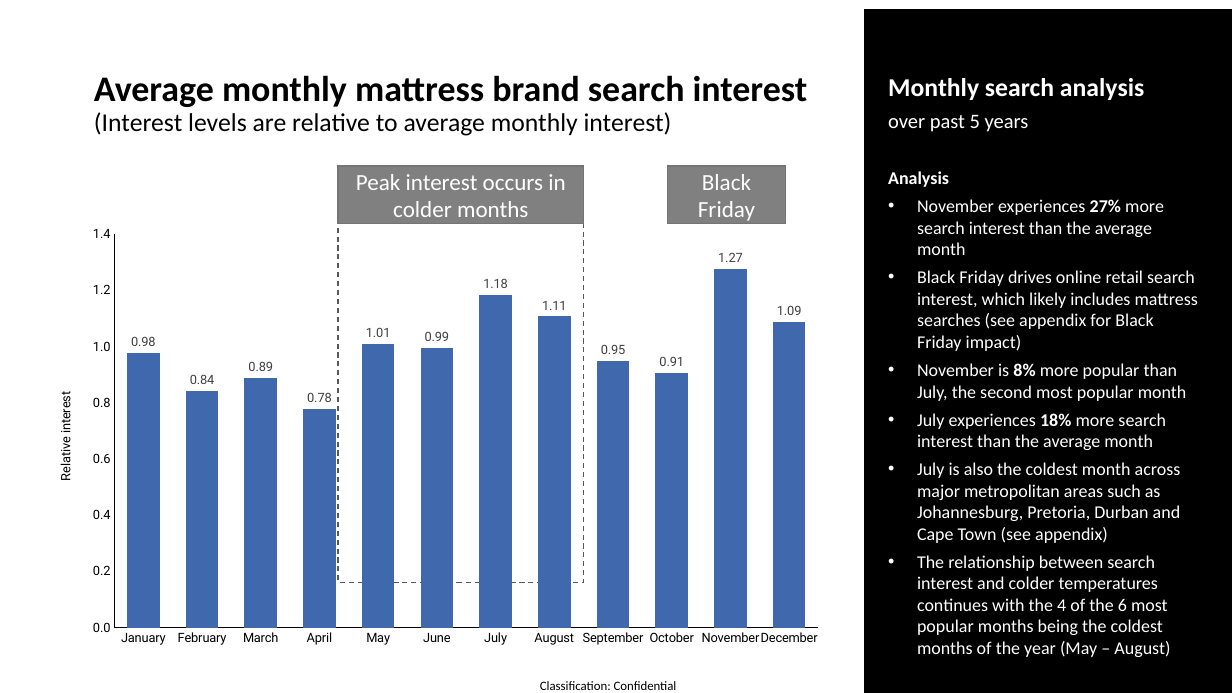
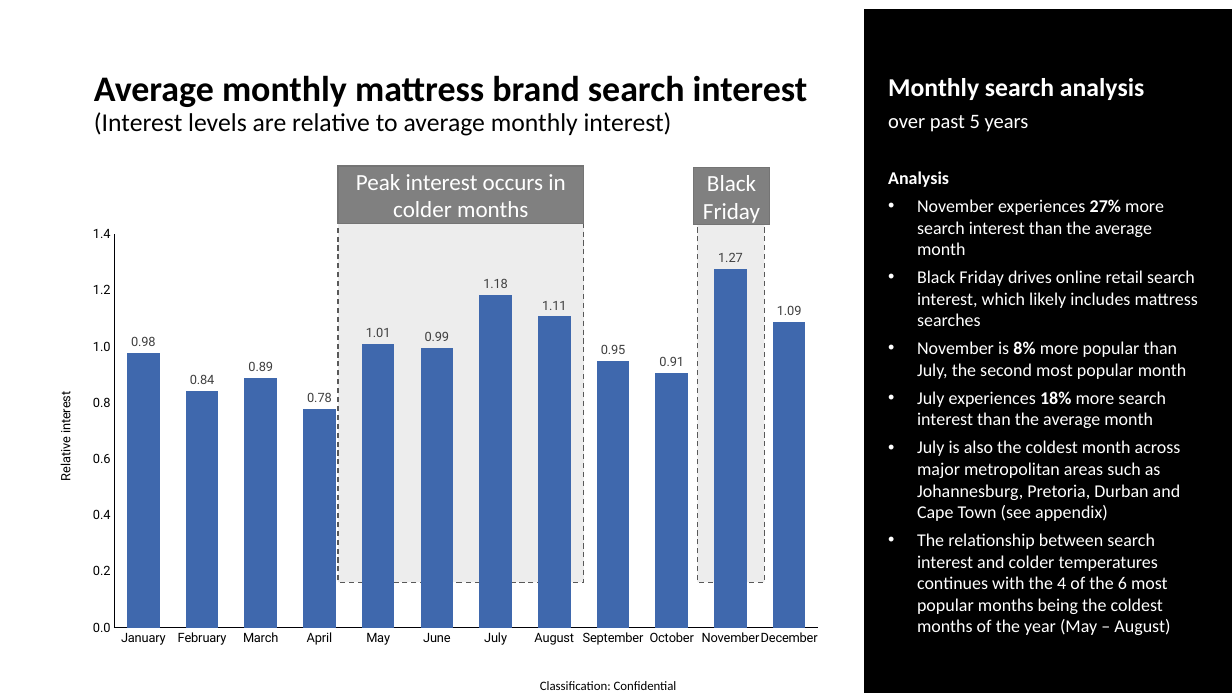
Before and after one commit to twdobson/mattress-trends, a slide deck: slide 27 of bravo_preso.pptx (slide 26 before the commit). Drawn at 1232x693 pixels with LibreOffice and Linux fonts; fonts in the diff are those of the drawing. Boxes give left, top, right and bottom in pixels: in the first picture for what was removed or moved away, otherwise in the second. Text is boxed around its words. In the diff, an @@ line names an element or a change of style, - is before the commit and + after.

```diff
--- a/bravo_preso.pptx
+++ b/bravo_preso.pptx
@@ rectangle "Black Friday": place and size @@
-rectangle "Black Friday" at [667, 166, 786, 224]
+rectangle "Black Friday" at [694, 167, 770, 225]
@@ rectangle at [338, 208, 584, 582]: fill none to #EDEDED @@
@@ rectangle added at [698, 224, 765, 582], fill #EDEDED, outline #595959 1 pt dashed @@
@@ text at [917, 270, 1198, 326]: text changed @@
-• Black Friday drives online retail search interest, which likely includes mattress searches (see appendix for Black Friday impact)
+• Black Friday drives online retail search interest, which likely includes mattress searches
```
Also in this commit, not shown: 9 other slides changed, 13 slides added, 2 slides removed, 4 other files.
